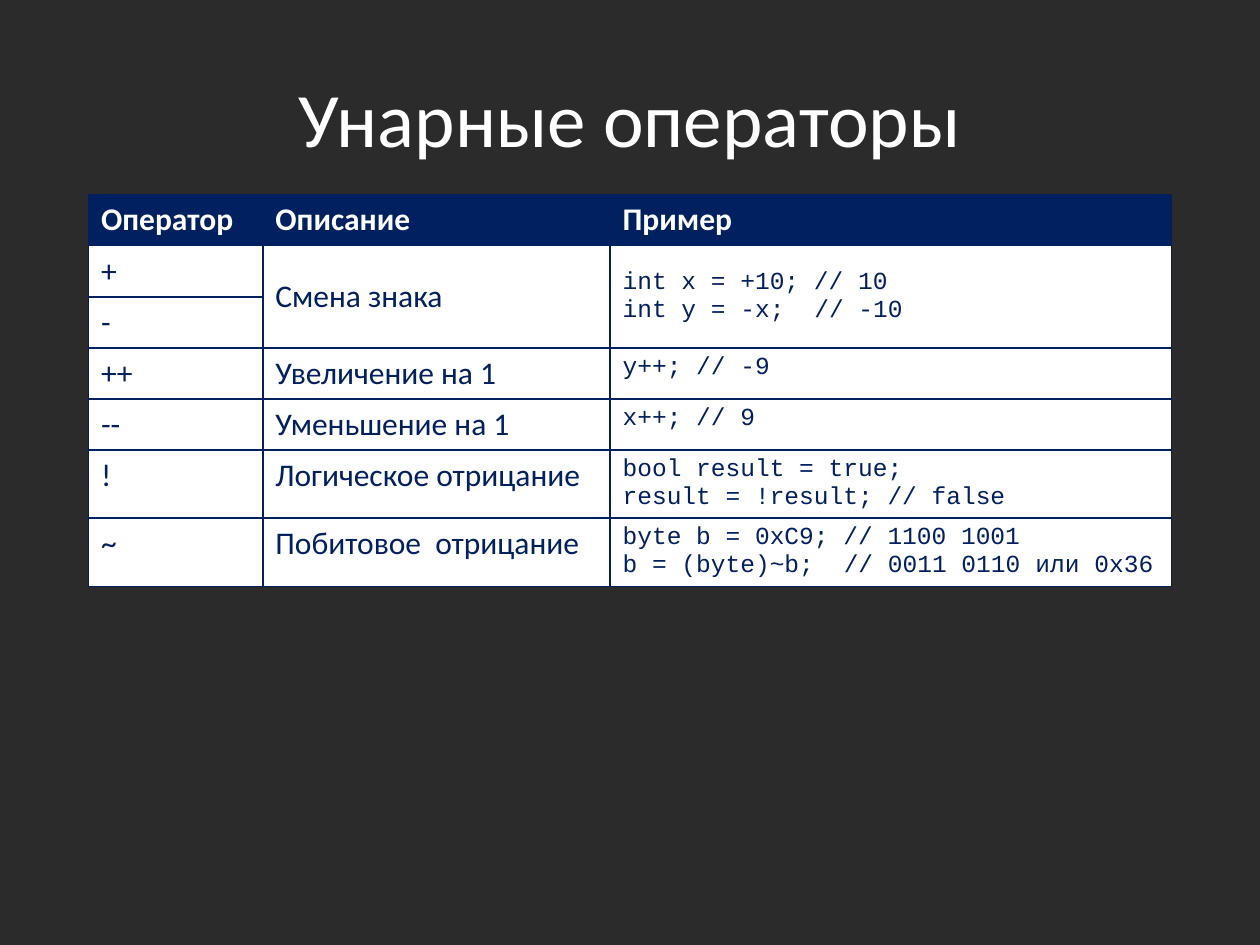
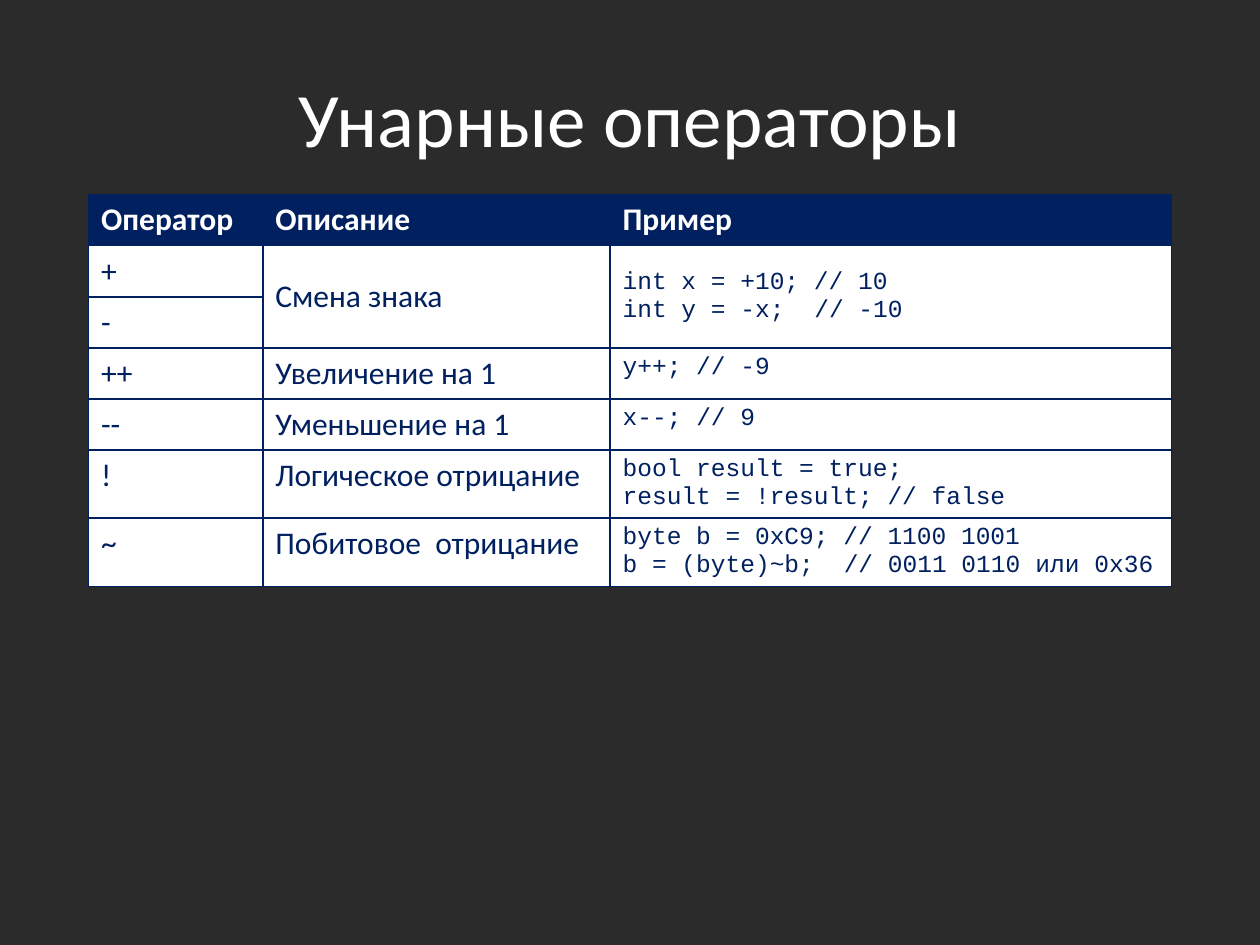
Before and after one commit to bazile/Training, a slide deck: slide 34 of Presentation/lesson-01.pptx (slide 33 before the commit). Drawn at 1260x945 pixels with LibreOffice and Linux fonts; fonts in the diff are those of the drawing; background and template pictures are left out; a plain dark background stands for a picture behind light text. Boxes give left, top, right and bottom in pixels: in the first picture for what was removed or moved away, otherwise in the second. Text is boxed around its words. In the diff, an @@ line names an element or a change of style, - is before the commit and + after.

```diff
--- a/Presentation/lesson-01.pptx
+++ b/Presentation/lesson-01.pptx
@@ table at (88,195,1171,593) @@
-row 5, column 3: x++; // 9
+row 5, column 3: x--; // 9
```
Also in this commit, not shown: 3 other slides changed, 1 slide added, 4 other files.
